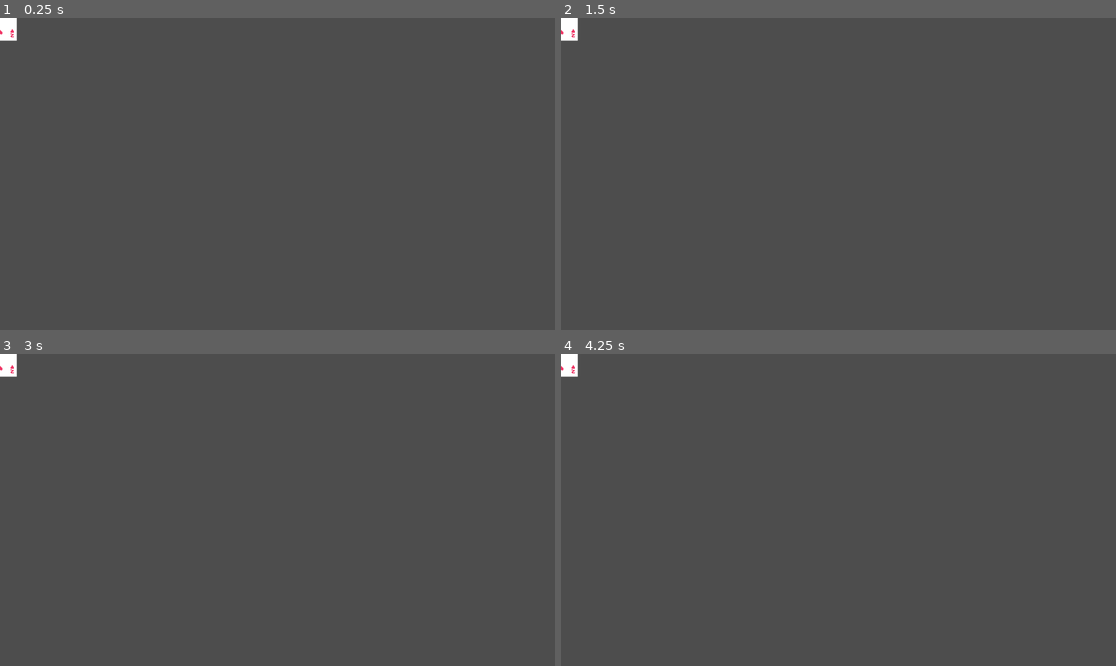
Above: before the commit, frames 1-4 (two rows, left to right).
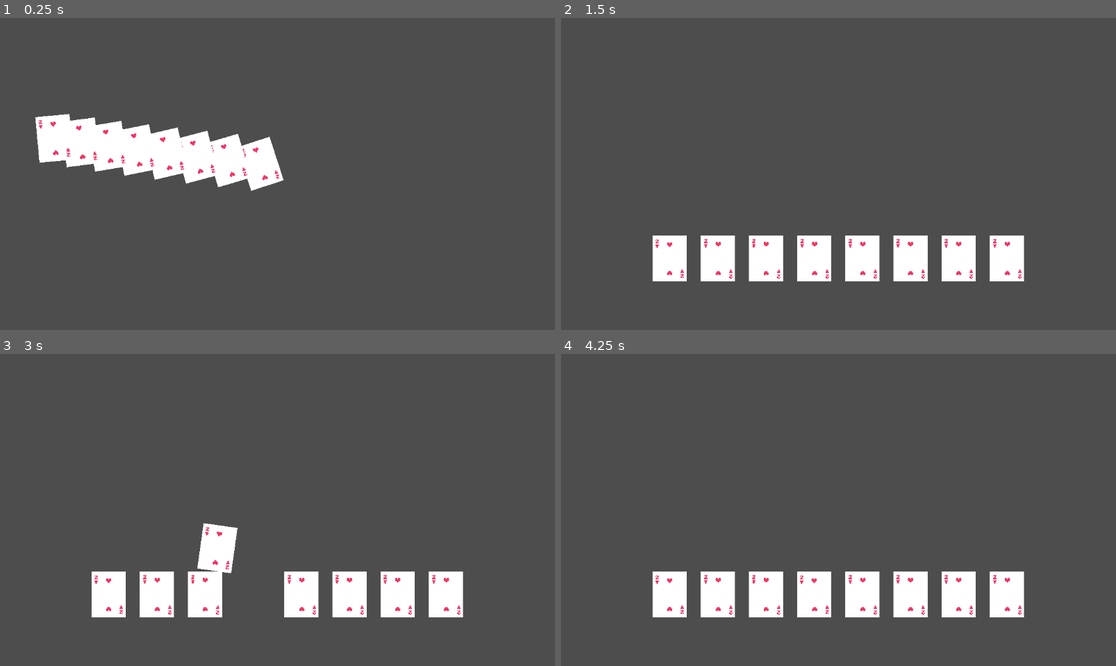
Above: after the commit, the same moments.

Repository: SalC124/rhombatro
Game: Godot game, scene res://scenes/Main.tscn
Two runs of this game, one before a commit and one after it. Both use one fixed random seed, a clock stepped at 60 frames per second and the inputs below.
Inputs (mouse positions are in pixels of both pictures, inside the frame that each line leads up to):
- Up to frame 1 (0.25 s): no input
- Up to frame 2 (1.5 s): move the mouse to (960, 158) at 0.52 s; click (960, 158) at 0.67 s; drag from (727, 189) to (810, 236) at 1.27 s
- Up to frame 3 (3 s): tap Enter at 2 s; move the mouse to (333, 441) at 2.02 s; click (333, 441) at 2.17 s; tap Space at 2.75 s; drag from (249, 572) to (111, 463) at 2.77 s
- Up to frame 4 (4.25 s): move the mouse to (1005, 556) at 3.52 s; click (1005, 556) at 3.67 s

The runs differ from the first frame. In frame 1, 6.6% of the frame differs, in the area x 0-52%, y 0-56%; in frame 2, 7.5%; in frame 3, 7.6%, in the area x 0-84%, y 0-85%; in frame 4, 7.5%.

Commit message:
Made player hand

Diff:
--- a/scenes/Main.tscn
+++ b/scenes/Main.tscn
@@ -1,11 +1,12 @@
 [gd_scene format=3 uid="uid://cvrfd1rl7qiea"]
 
 [ext_resource type="Script" uid="uid://davr8dw2xo6sd" path="res://scripts/card_manager.gd" id="1_rvslj"]
-[ext_resource type="PackedScene" uid="uid://gwh8fyne4an6" path="res://scenes/Card.tscn" id="2_0bbpv"]
+[ext_resource type="Script" uid="uid://uxoed6gc20gs" path="res://scenes/PlayerHand.gd" id="2_rvslj"]
 
 [node name="Main" type="Node2D" unique_id=174701204]
 
 [node name="CardManager" type="Node2D" parent="." unique_id=976822695]
 script = ExtResource("1_rvslj")
 
-[node name="Card" parent="CardManager" unique_id=104600597 instance=ExtResource("2_0bbpv")]
+[node name="PlayerHand" type="Node2D" parent="." unique_id=1148707022]
+script = ExtResource("2_rvslj")
--- /dev/null
+++ b/scenes/PlayerHand.gd
@@ -0,0 +1,47 @@
+extends Node2D
+
+const HAND_COUNT=8
+const CARD_SCENE_PATH = "res://scenes/Card.tscn"
+const CARD_WIDTH = 100
+const HAND_Y_POSITION =500
+
+var player_hand = []
+var center_screen_x
+
+# Called when the node enters the scene tree for the first time.
+func _ready() -> void:
+	center_screen_x = get_viewport().size.x /2
+
+	var card_scene = preload(CARD_SCENE_PATH)
+	for i in range(HAND_COUNT):
+		var new_card = card_scene.instantiate()
+		$"../CardManager".add_child(new_card)
+		new_card.name = "Card"
+		add_card_to_hand(new_card)
+
+func add_card_to_hand(card):
+	if card not in player_hand:
+		player_hand.insert(0,card)
+		update_hand_positions()
+	else:
+		animate_card_to_position(card, card.starting_position)
+
+func update_hand_positions():
+	for i in range(player_hand.size()):
+		var new_position = Vector2(calculate_card_position(i), HAND_Y_POSITION)
+		var card= player_hand[i]
+		card.starting_position = new_position
+		animate_card_to_position(card,new_position)
+
+func calculate_card_position(index):
+	var total_width = (player_hand.size()-1)*CARD_WIDTH
+	var x_offset = center_screen_x + index * CARD_WIDTH - total_width/2
+	return x_offset
+
+func animate_card_to_position(card, new_position):
+	var tween = get_tree().create_tween()
+	tween.tween_property(card, "position", new_position, 0.5)
+
+# Called every frame. 'delta' is the elapsed time since the previous frame.
+func _process(delta: float) -> void:
+	pass
--- a/scripts/card.gd
+++ b/scripts/card.gd
@@ -7,7 +7,7 @@
 signal speed_changed(card: Node2D, speed: float)
 
 var prev_x: float
-
+var starting_position
 # Called when the node enters the scene tree for the first time.
 func _ready() -> void:
 	# All cards must be a child of CardManager or this will err
--- a/scripts/card_manager.gd
+++ b/scripts/card_manager.gd
@@ -9,12 +9,14 @@
 var suit: int
 var card_being_dragged
 var is_hovering_on_card
+var player_hand_reference
 
 # Drag lag settings
 const DRAG_SMOOTHNESS = 0.25  # Lower = more lag (0.1-0.3 is good range)
 
 func _ready() -> void:
 	screen_size = get_viewport_rect().size
+	player_hand_reference = $"../PlayerHand"
 
 func _process(_delta: float) -> void:
 	if card_being_dragged:
@@ -44,6 +46,11 @@
 
 func finish_drag():
 	card_being_dragged.scale = Vector2(1.05,1.05)
+
+	# logic for slots if we did them lmao
+
+	player_hand_reference.add_card_to_hand(card_being_dragged)
+
 	card_being_dragged = null
 
 
Not shown, added: scenes/PlayerHand.gd.uid
